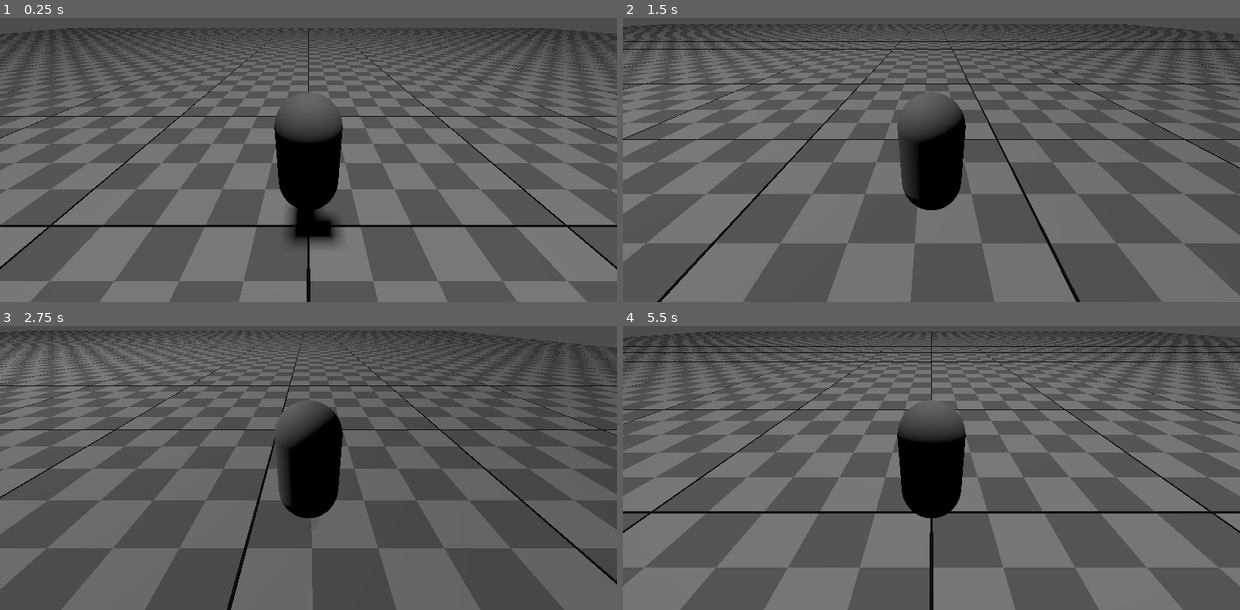
Above: before the commit, frames 1-4 (two rows, left to right).
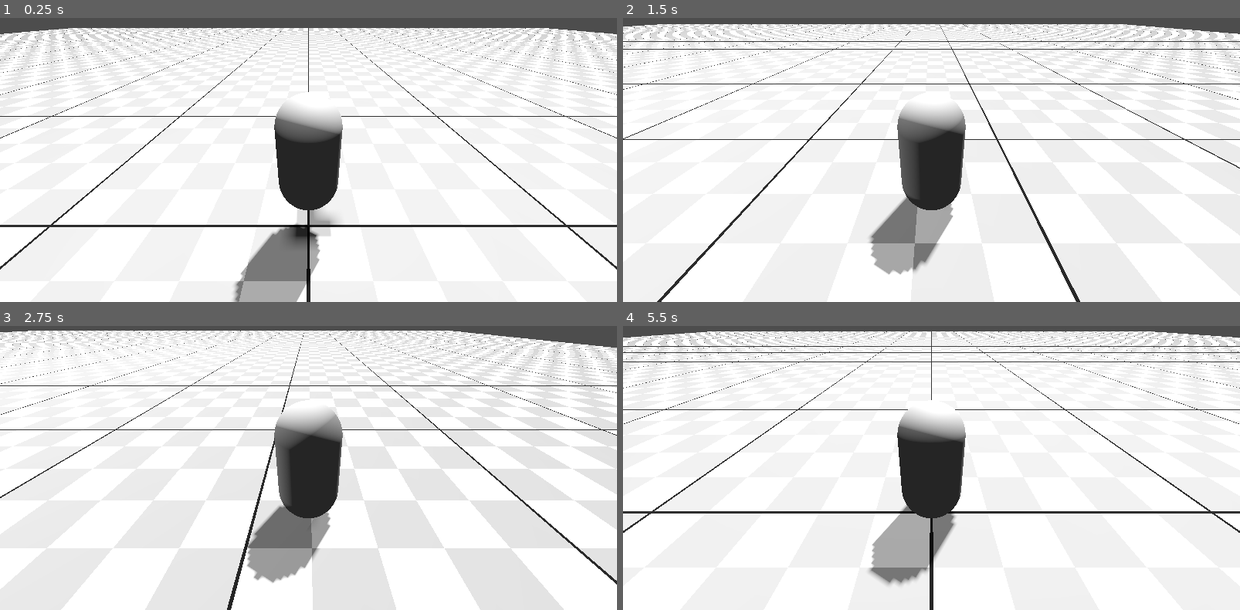
Above: after the commit, the same moments.

Repository: Aaron-Massey/untitledMazeGame
Game: Godot game, scene res://main.tscn
Same seed, same stepped clock (60 frames per second), same inputs: the game is played once before the commit and once after it.
Inputs:
- Up to frame 1 (0.25 s): no input
- Up to frame 2 (1.5 s): tap Enter (ui_accept) at 0.5, 0.77 s; hold D (move_right) 0.53-1.28 s; hold S (move_down) from 1.28 s (still down)
- Up to frame 3 (2.75 s): tap Enter (ui_accept) at 1.52 s; release S (move_down) at 2.03 s; hold D (move_right) from 2.03 s (still down)
- Up to frame 4 (5.5 s): release D (move_right) at 2.78 s; hold W (move_up) 2.78-3.53 s; tap Enter (ui_accept) at 3.02, 3.77, 4.52 s; hold A (move_left) 3.53-5.03 s; hold S (move_down) from 5.03 s (still down)

The runs differ from the first frame. In frame 1, 96% of the frame differs, in the area x 0-100%, y 3-100%; in frame 2, 97%; in frame 3, 98%; in frame 4, 98%, in the area x 0-100%, y 1-100%.

Commit message:
Refining fog density

Diff:
--- a/main.tscn
+++ b/main.tscn
@@ -3,10 +3,28 @@
 [ext_resource type="PackedScene" uid="uid://dtsr1sipecr5w" path="res://assets/maps/testMap.tscn" id="2_0xm2m"]
 [ext_resource type="PackedScene" uid="uid://dikss4lhjyr5t" path="res://playerCharacter/Character.tscn" id="2_a0tk4"]
 
+[sub_resource type="Environment" id="Environment_0xm2m"]
+fog_mode = 1
+fog_light_color = Color(0.99607843, 0.84313726, 0.6117647, 1)
+fog_density = 1.0
+volumetric_fog_enabled = true
+volumetric_fog_density = 0.4
+volumetric_fog_albedo = Color(0, 0, 0, 1)
+
+[sub_resource type="CameraAttributesPractical" id="CameraAttributesPractical_h2yge"]
+
 [node name="Main" type="Node3D" unique_id=1523194918]
+
+[node name="DirectionalLight3D" type="DirectionalLight3D" parent="." unique_id=337862349]
+transform = Transform3D(-0.8660254, -0.43301278, 0.25, 0, 0.49999997, 0.86602545, -0.50000006, 0.75, -0.43301266, 0, 0, 0)
+shadow_enabled = true
 
 [node name="CharacterBody3D" parent="." unique_id=194776046 instance=ExtResource("2_a0tk4")]
 transform = Transform3D(1, 0, 0, 0, 1, 0, 0, 0, 1, 0, 1.9676371, 0)
 
+[node name="WorldEnvironment" type="WorldEnvironment" parent="." unique_id=1443258441]
+environment = SubResource("Environment_0xm2m")
+camera_attributes = SubResource("CameraAttributesPractical_h2yge")
+
 [node name="TestMap" parent="." unique_id=609011090 instance=ExtResource("2_0xm2m")]
 transform = Transform3D(1, 0, 0, 0, 1, 0, 0, 0, 1, -0.06508255, 0, 0.021953583)
--- a/project.godot
+++ b/project.godot
@@ -55,5 +55,4 @@
 [rendering]
 
 rendering_device/driver.windows="d3d12"
-renderer/rendering_method="gl_compatibility"
 renderer/rendering_method.mobile="gl_compatibility"
